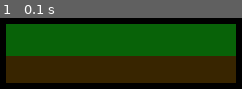
Above: before the commit, frame 1.
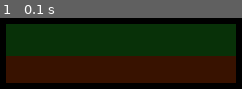
Above: after the commit, the same moment.

Repository: JIMBLYB/Tinkering_Graphics_Teams
Game: pygame game, started from Contract #4/SpriteReskinning.py
The game is run twice, just before and just after one commit, with the same random seed, the same clock (stepped at 60 frames per second) and the same inputs.
Inputs:
- Up to frame 1 (0.1 s): no input

The runs differ from the first frame. In frame 1, 43% of the frame differs, in the area x 2-98%, y 8-54%.

Commit message:
Now the code makes the sprite less green but not any custom colours yet.

Diff:
--- a/Contract #4/SpriteReskinning.py
+++ b/Contract #4/SpriteReskinning.py
@@ -13,12 +13,18 @@
 ORANGE = (255, 165, 0)
 
 
-def make_surface_less_red(surface=my_sprite):
+def make_surface_less_red(surface=pygame.Surface((1, 1))):
     pixel = pygame.Color(0, 0, 0)
     for x in range(surface.get_width()):
         for y in range(surface.get_height()):
-            pygame.PixelArray.surface(my_sprite)
+            pixel = surface.get_at((x, y))
+            surface.set_at(
+                (x, y),
+                pygame.Color(int(pixel.r), int(pixel.g * 0.5), int(pixel.b))
+            )
 
+
+make_surface_less_red(my_sprite)
 
 running = True
 while running:
